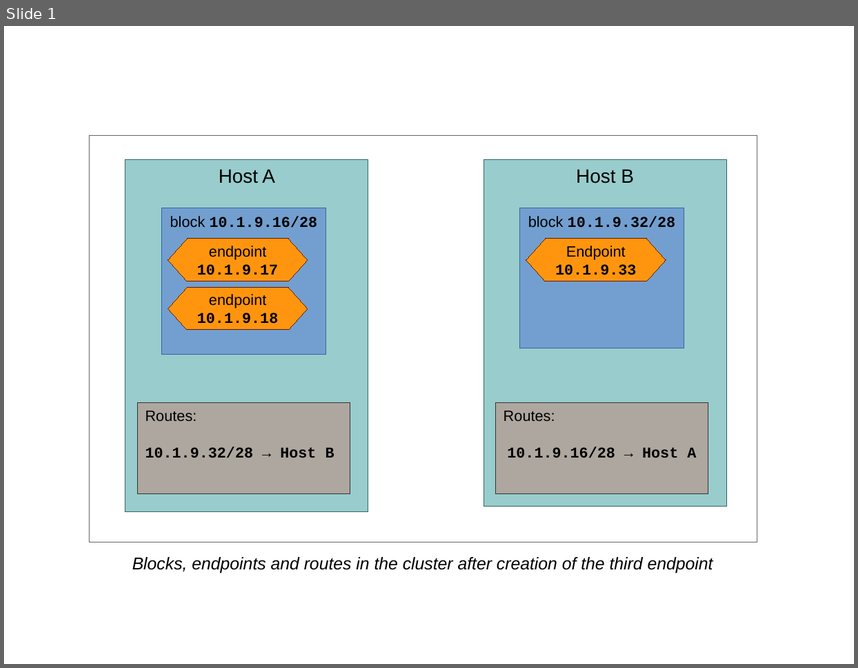
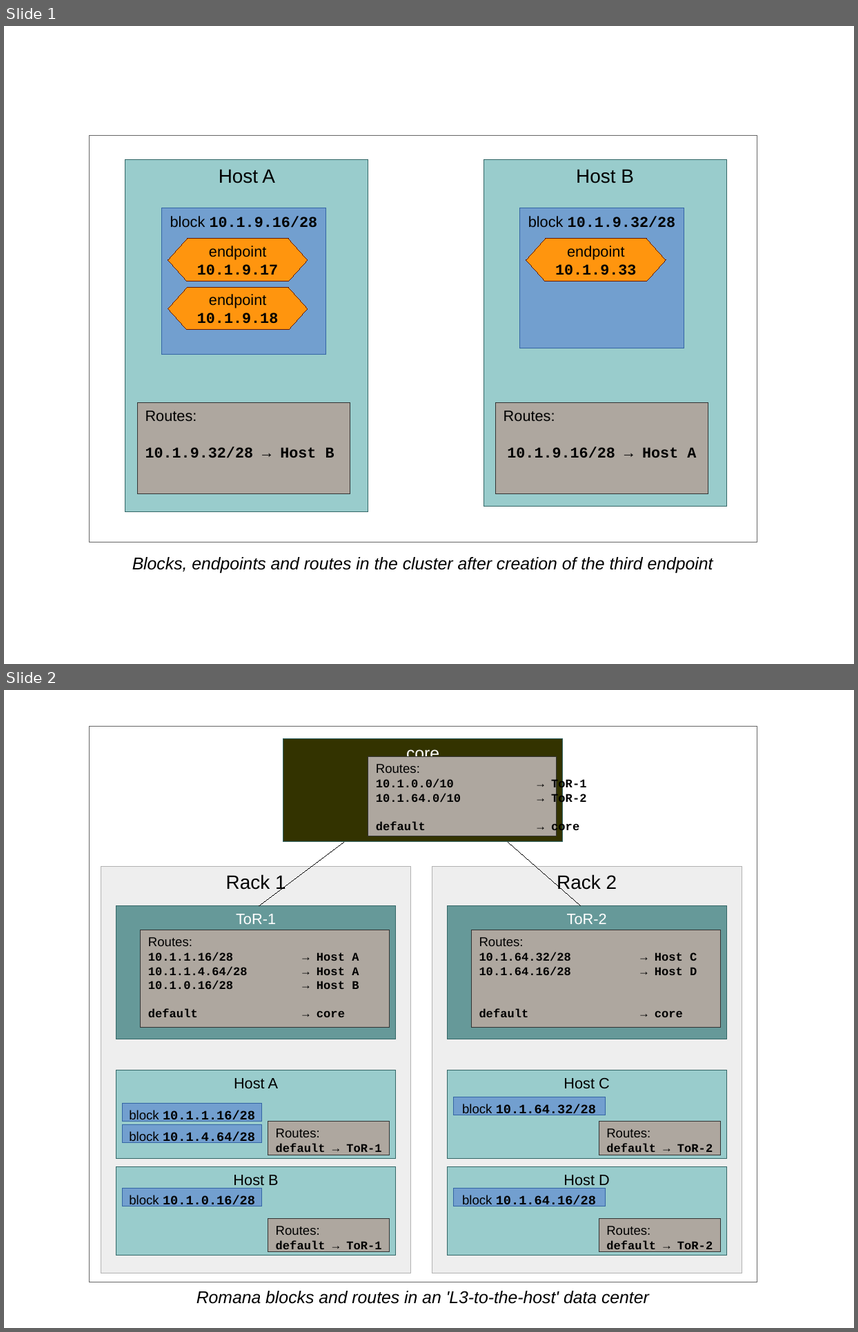
Before and after one commit to romana/romana, a slide deck: docs/romana/img/slides.odp. Shown one above the other, each under a label of ours: slide 1 before the commit, slides 1 and 2 after it. The pictures are 858x668 and 858x1332 pixels, drawn with LibreOffice and Linux fonts; fonts in the diff are those of the drawing. Boxes give left, top, right and bottom in pixels: in the first picture for what was removed or moved away, otherwise in the second. Text is boxed around its words. In the diff, an @@ line names an element or a change of style, - is before the commit and + after.

```diff
--- a/docs/romana/img/slides.odp
+++ b/docs/romana/img/slides.odp
@@ slide 2 added at <box>4,690,854,1328</box>, background #FFFFFF @@
@@ rectangle added at <box>89,727,757,1281</box>, outline #666666 0 pt @@
@@ rectangle added at <box>283,738,562,842</box>, fill #333300, outline #336666 0 pt, 16 pt, text #FFFFFF @@
+core
@@ rectangle added at <box>368,757,556,836</box>, fill #AEA79F, outline #333333 0 pt, 11 pt, text #000000, bold @@
+Routes:
+10.1.0.0/10 → ToR-1
+10.1.64.0/10 → ToR-2
+default → core
@@ line added from (259, 906) to (344, 842), #000000 0 pt @@
@@ line added from (581, 906) to (508, 842), #000000 0 pt @@
@@ rectangle added at <box>101,866,411,1273</box>, fill #EEEEEE, outline #B2B2B2 0 pt, 18 pt, text #000000 @@
+Rack 1
@@ rectangle added at <box>432,866,742,1273</box>, fill #EEEEEE, outline #B2B2B2 0 pt, 18 pt, text #000000 @@
+Rack 2
@@ rectangle added at <box>116,906,396,1039</box>, fill #669999, outline #336666 0 pt, 14 pt, text #FFFFFF @@
+ToR-1
@@ rectangle added at <box>448,906,727,1039</box>, fill #669999, outline #336666 0 pt, 14 pt, text #FFFFFF @@
+ToR-2
@@ rectangle added at <box>141,930,390,1027</box>, fill #AEA79F, outline #333333 0 pt, 11 pt, text #000000, bold @@
+Routes:
+10.1.1.16/28 → Host A
+10.1.1.4.64/28 → Host A
+10.1.0.16/28 → Host B
+default → core
@@ rectangle added at <box>471,930,721,1027</box>, fill #AEA79F, outline #333333 0 pt, 11 pt, text #000000, bold @@
+Routes:
+10.1.64.32/28 → Host C
+10.1.64.16/28 → Host D
+default → core
@@ rectangle added at <box>116,1069,396,1159</box>, fill #99CCCC, outline #336666 0 pt, 14 pt, text #000000 @@
+Host A
@@ rectangle added at <box>448,1069,727,1159</box>, fill #99CCCC, outline #336666 0 pt, 14 pt, text #000000 @@
+Host C
@@ rectangle added at <box>123,1103,263,1121</box>, fill #729FCF, outline #3465A4 0 pt, 12 pt, text #000000, bold @@
+block 10.1.1.16/28
@@ rectangle added at <box>454,1097,606,1116</box>, fill #729FCF, outline #3465A4 0 pt, 12 pt, text #000000, bold @@
+block 10.1.64.32/28
@@ rectangle added at <box>123,1124,263,1143</box>, fill #729FCF, outline #3465A4 0 pt, 12 pt, text #000000, bold @@
+block 10.1.4.64/28
@@ rectangle added at <box>268,1121,390,1154</box>, fill #AEA79F, outline #333333 0 pt, 11 pt, text #000000, bold @@
+Routes:
+default → ToR-1
@@ rectangle added at <box>599,1121,721,1154</box>, fill #AEA79F, outline #333333 0 pt, 11 pt, text #000000, bold @@
+Routes:
+default → ToR-2
@@ rectangle added at <box>116,1167,396,1255</box>, fill #99CCCC, outline #336666 0 pt, 14 pt, text #000000 @@
+Host B
@@ rectangle added at <box>448,1167,727,1255</box>, fill #99CCCC, outline #336666 0 pt, 14 pt, text #000000 @@
+Host D
@@ rectangle added at <box>123,1188,263,1207</box>, fill #729FCF, outline #3465A4 0 pt, 12 pt, text #000000, bold @@
+block 10.1.0.16/28
@@ rectangle added at <box>454,1188,606,1207</box>, fill #729FCF, outline #3465A4 0 pt, 12 pt, text #000000, bold @@
+block 10.1.64.16/28
@@ rectangle added at <box>268,1219,390,1252</box>, fill #AEA79F, outline #333333 0 pt, 11 pt, text #000000, bold @@
+Routes:
+default → ToR-1
@@ rectangle added at <box>599,1219,721,1252</box>, fill #AEA79F, outline #333333 0 pt, 11 pt, text #000000, bold @@
+Routes:
+default → ToR-2
@@ text added at <box>197,1290,649,1303</box>, 16 pt, text #000000, italic @@
+Romana blocks and routes in an 'L3-to-the-host' data center
@@ slide 1 changed as well @@
@@ text in hexagon at <box>555,245,636,275</box>: text changed @@
-Endpoint
-10.1.9.33
+endpoint
+10.1.9.33
```
Also in this commit, not shown: 3 other files.
